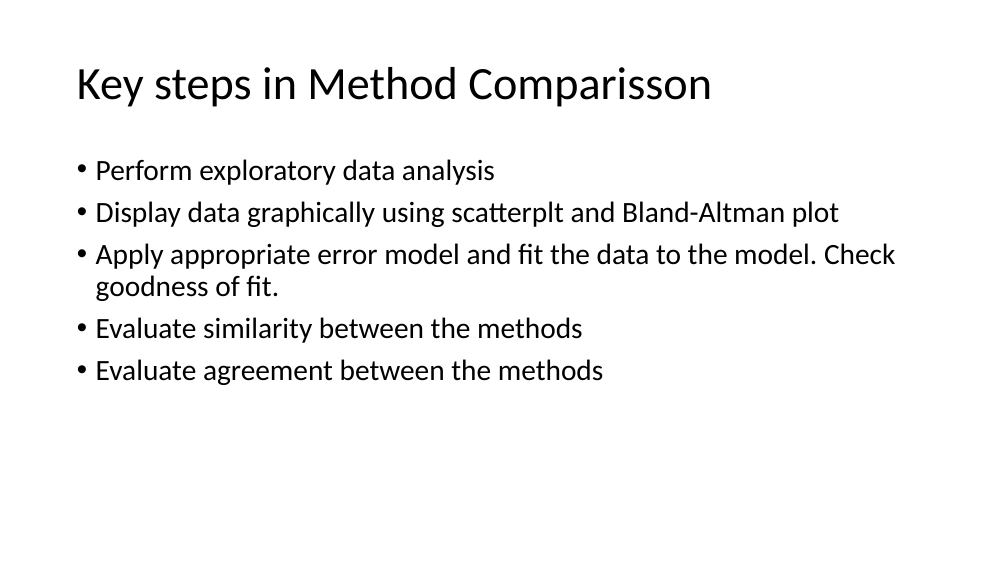
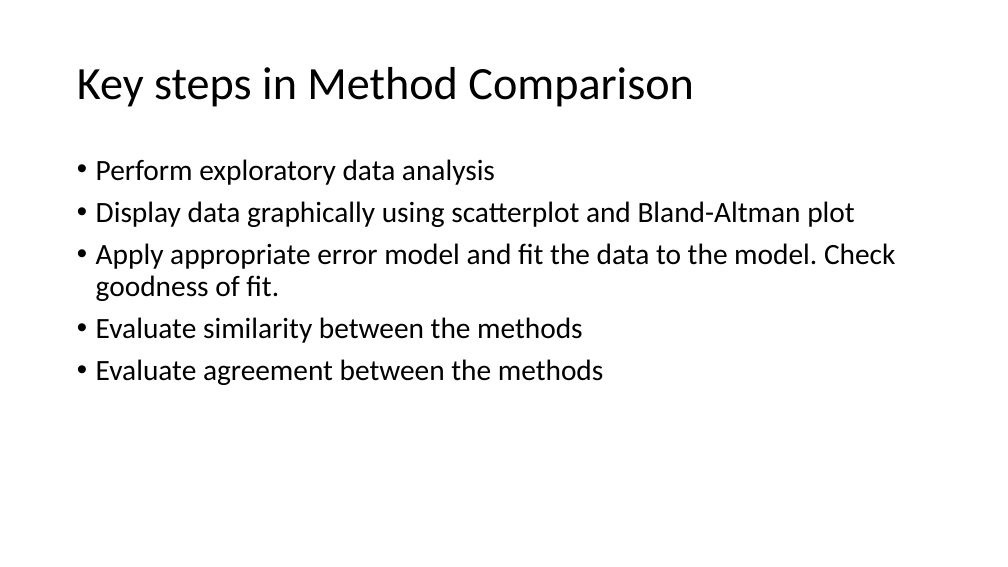
Before and after one commit to mbolic2/Uncertainty_Course, a slide deck: slide 4 of Lec 8 Errors and Agreement/Measuring Argeement.pptx (slide 20 before the commit). Drawn at 1008x567 pixels with LibreOffice and Linux fonts; fonts in the diff are those of the drawing. Boxes give left, top, right and bottom in pixels: in the first picture for what was removed or moved away, otherwise in the second. Text is boxed around its words. In the diff, an @@ line names an element or a change of style, - is before the commit and + after.

```diff
--- a/Lec 8 Errors and Agreement/Measuring Argeement.pptx
+++ b/Lec 8 Errors and Agreement/Measuring Argeement.pptx
@@ title at bbox=[77, 67, 694, 107]: text changed @@
-Key steps in Method Comparisson
+Key steps in Method Comparison
@@ text at bbox=[96, 201, 854, 227]: text changed @@
-• Display data graphically using scatterplt and Bland-Altman plot
+• Display data graphically using scatterplot and Bland-Altman plot
```
Also in this commit, not shown: 1 other slide changed, 2 other files.
